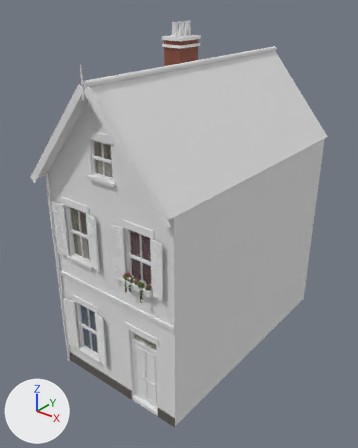
One commit to the glTF model assets/models/houses/street/Opposite_Opposite2_5.glb: the scene before it, then after it.
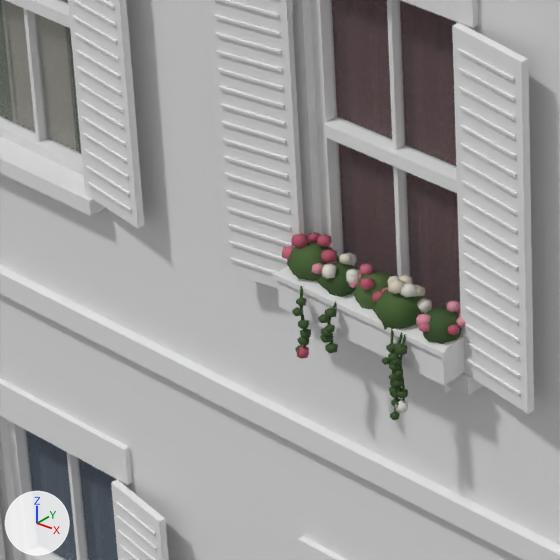
Each version is shown whole from a 50 mm lens placed at (8.59, -7.75, 11.12), pointed at (-0.21, 3.26, 4.3), then close up on the part from 21% to 47% of the width and 52% to 73% of the height. Arrows for +X, +Y and +Z are at lower left; the lights stay in place. The last two pictures show the newer version. Vertices at exactly the same position are counted once.

The older version as bpy lines, for what is in view:
```python
me_opposite_opposite2_5 = bpy.data.meshes.new('Opposite_Opposite2_5')
me_opposite_opposite2_5.from_pydata(...)  # 3460 vertices, 4980 faces; spans x -2.44..2.44, y -0.42..8.2, z 0.0..10.1
# faces by material slot: [4970, 10]
me_opposite_opposite2_5.materials.append(mat_house)
me_opposite_opposite2_5.materials.append(mat_glass)
ob_opposite_opposite2_5 = bpy.data.objects.new('Opposite_Opposite2_5', me_opposite_opposite2_5)
ob_opposite_opposite2_5.location = (0.0, 0.0, 0.0)
```
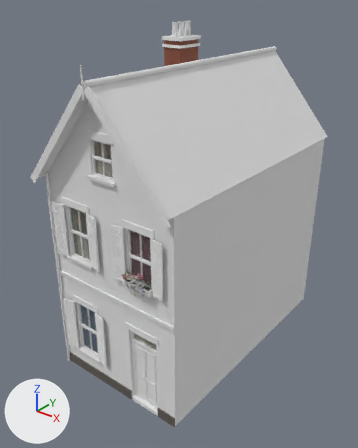
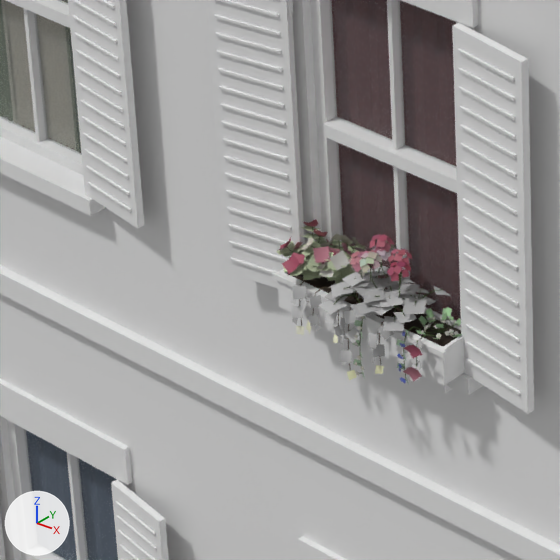
Changed parts and their boxes [x1, y1, x2, y2] in the close-ups (560 x 560 px):
part 1 of me_opposite_opposite2_5, deleted
    before: [292, 297, 466, 420]
part 2 of me_opposite_opposite2_5, built on
    before: [282, 232, 462, 412]
    after: [277, 219, 463, 385]

Patch to the scene script:
```diff
--- a/assets/models/houses/street/Opposite_Opposite2_5.glb.py
+++ b/assets/models/houses/street/Opposite_Opposite2_5.glb.py
@@ mat_plant @@
+mat_plant = bpy.data.materials.new('plant')
+# nodes: BsdfPrincipled, Math, Mix, OutputMaterial, VertexColor
+# colours: white #e7e7e7, mixed with the vertex colours
@@ me_opposite_opposite2_5 @@
 # used by ob_opposite_opposite2_5; location = (0.0, 0.0, 0.0)
-me_opposite_opposite2_5.from_pydata(...)  # 3460 vertices, 4980 faces; spans x -2.44..2.44, y -0.42..8.2, z 0.0..10.1
+me_opposite_opposite2_5.from_pydata(...)  # 8135 vertices, 9852 faces; spans x -2.44..2.44, y -0.42..8.2, z 0.0..10.1
+# me_opposite_opposite2_5 part 1: 30 loose pieces with 386 vertices, spanning x 0.67..1.61, y -0.27..-0.01, z 3.89..4.42, are deleted
+# me_opposite_opposite2_5 part 2: 17 vertices moved within x 0.69..1.46, y -0.19..0.0, z 4.33..4.44; 722 vertices removed from x 0.64..1.59, y -0.27..0.02, z 3.91..4.47; 5719 vertices added at x 0.63..1.59, y -0.32..0.0, z 3.99..4.59
+# other edits to the shape of me_opposite_opposite2_5 do not show in these pictures
 me_opposite_opposite2_5.materials.append(mat_house)
 me_opposite_opposite2_5.materials.append(mat_glass)
+me_opposite_opposite2_5.materials.append(mat_plant)
```
